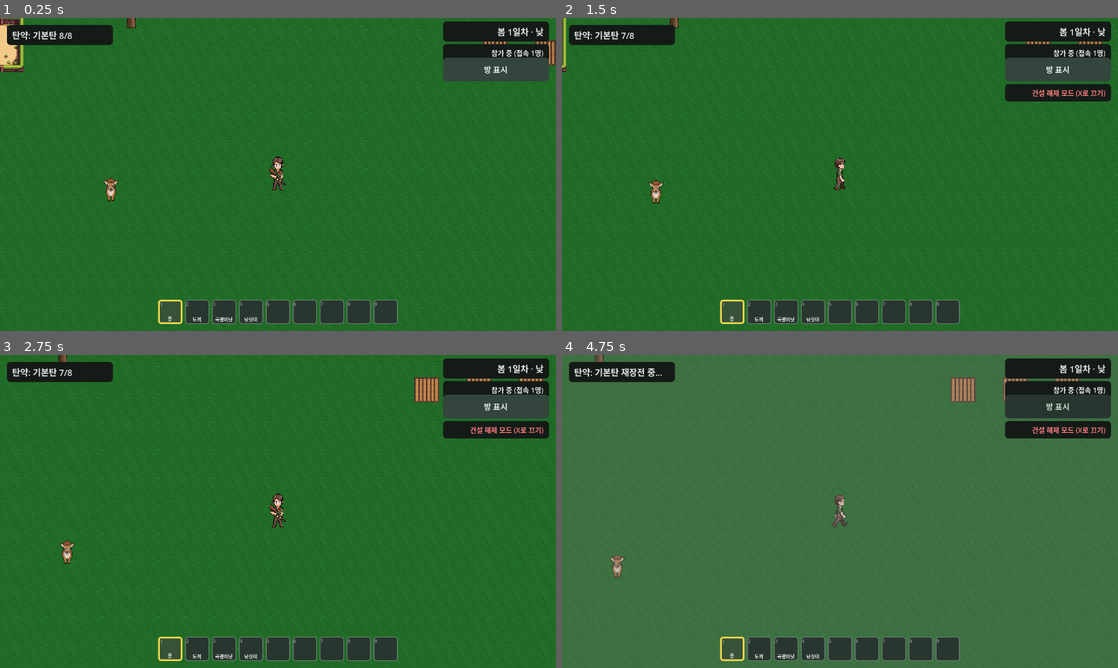
Above: before the commit, frames 1-4 (two rows, left to right).
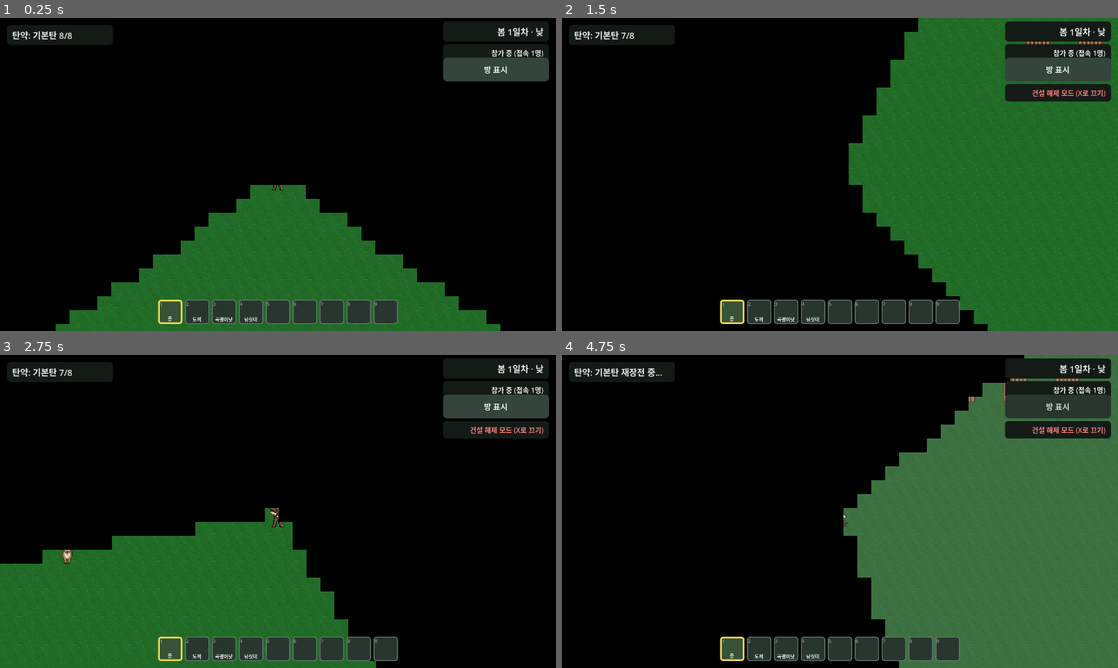
Above: after the commit, the same moments.

Repository: kimtuna/life_game
Game: Godot game, scene res://scenes/world/world.tscn
Same seed, same stepped clock (60 frames per second), same inputs: the game is played once before the commit and once after it. This scene is started directly instead of the project's main scene.
Inputs (mouse positions are in pixels of both pictures, inside the frame that each line leads up to):
- Up to frame 1 (0.25 s): no input
- Up to frame 2 (1.5 s): click "방 표시" at 0.5 s; tap Enter at 1.25 s; move the mouse to (962, 158) at 1.27 s; hold D from 1.28 s (still down); tap X at 1.35 s; click (962, 158) at 1.42 s
- Up to frame 3 (2.75 s): release D at 2 s; drag from (166, 527) to (250, 574) at 2.02 s
- Up to frame 4 (4.75 s): move the mouse to (895, 442) at 2.77 s; hold D 2.78-3.5 s; tap 1 at 2.85 s; click (895, 442) at 2.92 s; drag from (812, 574) to (673, 464) at 3.52 s; tap Space at 4.25 s; move the mouse to (1006, 558) at 4.27 s; hold A from 4.28 s (still down); tap R at 4.35 s; click (1006, 558) at 4.42 s

The runs differ from the first frame. In frame 1, 75% of the frame differs, in the area x 0-100%, y 0-100%; in frame 2, 56%; in frame 3, 69%; in frame 4, 58%.

Commit message:
[INBOX #135] 시야/전장의 안개(Fog of War) 시스템 추가
조준 방향을 중심으로 한 110도 콘 + 벽/닫힌 문 가림 판정으로, 안 보이는 격자 칸을
완전한 검은색으로 덮는 렌더링 전용 레이어를 만들었다(DESIGN.md "시야 / 전장의
안개" 절 그대로, room_overlay.gd와 같은 구조 패턴 재사용).

## 스스로 판단해서 고친 부분
- QA 검증 좌표를 기존 검증들이 쓰던 world 좌표 250000대가 아니라 Ground 스프라이트가
  실제로 그려지는 원점 근처(-3200,-3200 등)로 잡았다 — 먼 좌표는 애초에 바닥이 안
  그려져 "안개로 검게 덮인 것"과 구분이 안 됐다.

## 지시받지 않았지만 추가한 개선
- (없음 — 이번 항목 범위 그대로)

## 어려움 / 에러와 해결
- 처음 스크린샷을 250000대 좌표에서 찍었더니 전부 새까맣게 나와 안개가 제대로
  동작하는지 판별이 안 됐다 — Ground 스프라이트가 region_rect 8000×8000으로 원점
  근처(-4000~4000)만 그려진다는 걸 확인하고, 기존 스폰물과 안 겹치는 원점 근처
  좌표로 옮겨 다시 찍어서 잔디/안개 대비를 눈으로 확인했다.

Diff:
--- /dev/null
+++ b/game/qa/inbox135_check.gd
@@ -0,0 +1,124 @@
+extends Node
+## INBOX #135 확인용 — 시야/전장의 안개(Fog of War)가 DESIGN.md대로 동작하는지 확인한다:
+## (1) 조준 방향을 중심으로 한 콘 밖은 검게 덮이고 고개(조준)를 돌리면 보이는 범위가
+## 바뀌는지, (2) 콘 안이라도 벽/닫힌 문 뒤는 안 보이는지, (3) 문을 열면 그 방향이
+## 보이는지. inbox134_check.gd와 같은 패턴(격리된 좌표에 직접 _spawn_structure() 호출,
+## 임시 autoload로 실행, world._aim_direction을 직접 강제 조작).
+
+const OUT_DIR := "/tmp/qa135"
+
+
+func _ready() -> void:
+	DirAccess.make_dir_recursive_absolute(OUT_DIR)
+	await get_tree().process_frame
+	await get_tree().process_frame
+	await get_tree().process_frame
+	await _boot_to_world()
+	await get_tree().process_frame
+	await get_tree().process_frame
+	await get_tree().process_frame
+	await _run_checks()
+
+
+func _boot_to_world() -> void:
+	get_tree().current_scene._on_play_pressed()
+	await get_tree().process_frame
+	await get_tree().process_frame
+	get_tree().current_scene._on_slot_pressed(0)
+	await get_tree().process_frame
+	await get_tree().process_frame
+	if get_tree().current_scene.has_method("_on_confirm_pressed"):
+		get_tree().current_scene._on_confirm_pressed()
+		await get_tree().process_frame
+		await get_tree().process_frame
+		await get_tree().process_frame
+	get_tree().current_scene._on_single_player_pressed()
+	await get_tree().process_frame
+	await get_tree().process_frame
+	await get_tree().process_frame
+
+
+func _fail(msg: String) -> void:
+	print("QA_INBOX135_CHECK_FAIL: ", msg)
+	get_tree().quit()
+
+
+func _capture(world: Node, name: String) -> void:
+	await get_tree().process_frame
+	await get_tree().process_frame
+	await RenderingServer.frame_post_draw
+	var img := get_viewport().get_texture().get_image()
+	img.save_png("%s/%s.png" % [OUT_DIR, name])
+
+
+func _run_checks() -> void:
+	var world := get_tree().current_scene
+	world.set_physics_process(false)
+	world.set_process(true)  # fog_of_war._process()/room_overlay._process()가 계속 redraw 하도록 켜둠
+
+	# 5x5 돌벽 방 하나를 짓고, 남쪽 벽 중앙만 나무문으로 바꿔서 열림/닫힘 시야를 함께 본다.
+	# (좌표: Ground 스프라이트가 실제로 그려지는 범위(-4000..4000) 안이면서, 기존 스폰물
+	# (사슴/밭/목장/제작대 등, 대략 플레이어 시작점(640,360) 반경 1600~2000 안)과는 멀리
+	# 떨어진 -3200,-3200 근방을 쓴다 — 배경이 원래 안 그려지는 빈 영역이 아니라 실제
+	# 잔디 위에서 안개가 검게 덮이는지 눈으로 구별하기 위함.
+	var room_origin_world: Vector2 = Vector2(-3200, -3200)
+	var room_origin_cell: Vector2i = world._world_to_grid(room_origin_world)
+	var door_cell: Vector2i = room_origin_cell + Vector2i(2, 4)
+	var door_node: Node2D = null
+	for dx in range(5):
+		for dy in range(5):
+			if dx > 0 and dx < 4 and dy > 0 and dy < 4:
+				continue
+			var cell: Vector2i = room_origin_cell + Vector2i(dx, dy)
+			var kind := "wood_door" if cell == door_cell else "stone_wall"
+			var node: Node2D = world._spawn_structure(kind, cell)
+			world._grid_occupancy[cell] = node
+			if cell == door_cell:
+				door_node = node
+	world._recompute_rooms()
+
+	var room_center: Vector2 = world._grid_to_world_center(room_origin_cell + Vector2i(2, 2))
+	var room_id: int = world.get_room_id_at(room_center)
+	if room_id == -1:
+		_fail("벽으로 둘러쌌는데 방으로 인식되지 않음(room_id=-1) — 회귀 확인 실패")
+		return
+
+	# 1) 방 한가운데서 동쪽을 조준 — 동쪽 벽 안쪽(방 내부)은 밝고, 서쪽(등 뒤, 콘 밖)과
+	#    동쪽 벽 너머(가림)는 검게 덮여야 한다.
+	world.player_sprite.global_position = room_center
+	world.camera.global_position = room_center
+	world._aim_direction = Vector2.RIGHT
+	await _capture(world, "00_room_center_facing_east")
+
+	# 2) 같은 자리에서 북쪽을 조준 — 보이는 범위가 실제로 바뀌는지(콘이 조준을 따라
+	#    도는지) 확인.
+	world._aim_direction = Vector2.UP
+	await _capture(world, "01_room_center_facing_north")
+
+	# 3) 방 밖(남쪽) 야외에서 방을 향해(북쪽) 조준 — 문이 닫혀 있으면 벽/문 너머 방
+	#    내부가 검게 덮여야 한다(가림 판정).
+	var outside_pos: Vector2 = world._grid_to_world_center(door_cell) + Vector2(0, 90)
+	world.player_sprite.global_position = outside_pos
+	world.camera.global_position = outside_pos
+	world._aim_direction = Vector2.UP
+	await _capture(world, "02_outside_door_closed_facing_room")
+
+	# 4) 문을 열고 같은 자리/같은 조준 — 문이 열리면 그 방향으로는 방 내부가 보여야 한다
+	#    (열린 문은 시야를 막지 않음).
+	door_node._toggle()
+	if not door_node.is_open:
+		_fail("door_node._toggle() 이후에도 is_open이 false — 문 상태 전환 실패")
+		return
+	await _capture(world, "03_outside_door_open_facing_room")
+
+	# 5) 반경(FOG_RADIUS) 확인 — 트인 들판 한복판에서 아무 방향이나 조준하면, 화면
+	#    구석(카메라 시야 경계 부근)은 콘 안에 들어와도 일정 거리 밖은 여전히 검어야
+	#    한다. 열린 벌판 좌표로 이동해서 확인.
+	var open_field: Vector2 = Vector2(-3200, 3200)
+	world.player_sprite.global_position = open_field
+	world.camera.global_position = open_field
+	world._aim_direction = Vector2.RIGHT
+	await _capture(world, "04_open_field_radius_check")
+
+	print("QA_INBOX135_CHECK_PASS room_id=", room_id)
+	get_tree().quit()
--- a/game/scenes/world/world.gd
+++ b/game/scenes/world/world.gd
@@ -317,6 +317,7 @@
 @onready var room_overlay_toggle: Button = $UI/HUD/RoomOverlayToggle
 @onready var deconstruct_mode_panel: PanelContainer = $UI/HUD/DeconstructModePanel
 @onready var room_overlay: RoomOverlay = $RoomOverlay
+@onready var fog_of_war: FogOfWar = $FogOfWar
 @onready var day_night_modulate: CanvasModulate = $DayNightModulate
 @onready var rain_overlay: ColorRect = $UI/RainOverlay
 @onready var ui_layer: CanvasLayer = $UI
@@ -330,6 +331,10 @@
 
 var _variant: String = "green"
 var _facing: String = "south"
+## 시야/전장의 안개(INBOX #135)가 참고하는 연속 조준 방향(정규화 벡터) — `_facing`(4방향
+## 문자열)과 달리 부채꼴 콘 각도 계산에 그대로 쓸 수 있는 실제 각도를 담는다. 기본값은
+## `_facing`의 기본값(south)과 맞춘다.
+var _aim_direction: Vector2 = Vector2.DOWN
 var _paused: bool = false
 var _inventory_open: bool = false
 ## 가공대/제련로 등 생산 라인 작업대가 공유하는 범용 제작 창이 열려 있는지 (INBOX #87).
@@ -430,6 +435,7 @@
 	_setup_networking()
 	room_overlay.setup(self, BUILD_GRID_SIZE)
 	room_overlay_toggle.toggled.connect(_on_room_overlay_toggle_toggled)
+	fog_of_war.setup(self, BUILD_GRID_SIZE)
 
 
 func _process(delta: float) -> void:
@@ -546,6 +552,7 @@
 	var to_mouse := get_global_mouse_position() - player_sprite.global_position
 	if to_mouse.length() > 1.0:
 		_facing = _facing_from_direction(to_mouse)
+		_aim_direction = to_mouse.normalized()
 
 	if _is_moving != _was_moving or player_sprite.animation != _current_animation_name():
 		_was_moving = _is_moving
@@ -1308,6 +1315,25 @@
 	return _rooms[room_id]["category"]
 
 
+## 플레이어의 연속 조준 방향(정규화 벡터)을 밖에서 읽을 수 있게 하는 공개 접근자
+## (INBOX #135, fog_of_war.gd가 사용) — 총 조준에 이미 쓰는 `_aim_direction`을 그대로
+## 재사용해서 시야 콘 계산 로직을 중복 구현하지 않는다.
+func get_aim_direction() -> Vector2:
+	return _aim_direction
+
+
+## 격자 칸에 벽이나 닫힌 문이 있어 시야가 가로막히는지 밖에서 조회하는 공개 접근자
+## (INBOX #135, fog_of_war.gd가 사용) — `_is_position_blocked()`의 이동 충돌 판정과
+## 같은 "열린 문은 막지 않는다" 규칙을 시야 판정에도 그대로 적용한다.
+func is_cell_sight_blocked(cell: Vector2i) -> bool:
+	if not _grid_occupancy.has(cell):
+		return false
+	var node = _grid_occupancy[cell]
+	if node is Door and node.is_open:
+		return false
+	return true
+
+
 ## world_pos가 속한, 잡실이 아닌 정상 인식된 방 안에 있는 저장 상자 목록을 반환한다
 ## (INBOX #123, DESIGN.md "방-상자 자동 연동" — 판정 기준은 거리가 아니라 방 ID 일치
 ## 여부). world_pos가 방에 속하지 않았거나 그 방이 잡실이면 빈 배열을 반환한다 — 호출부
--- a/game/scenes/world/world.tscn
+++ b/game/scenes/world/world.tscn
@@ -4,6 +4,7 @@
 [ext_resource type="Theme" path="res://theme/main_theme.tres" id="2_theme"]
 [ext_resource type="Texture2D" path="res://assets/sprites/ground/grass_tile.png" id="3_ground"]
 [ext_resource type="Script" path="res://scripts/room_overlay.gd" id="4_room_overlay"]
+[ext_resource type="Script" path="res://scripts/fog_of_war.gd" id="5_fog_of_war"]
 
 [sub_resource type="StyleBoxFlat" id="StyleBoxFlat_hud_panel"]
 bg_color = Color(0.078, 0.106, 0.092, 1)
@@ -58,6 +59,10 @@
 z_index = 10
 script = ExtResource("4_room_overlay")
 
+[node name="FogOfWar" type="Node2D" parent="."]
+z_index = 15
+script = ExtResource("5_fog_of_war")
+
 [node name="Camera2D" type="Camera2D" parent="."]
 position = Vector2(640, 360)
 
--- /dev/null
+++ b/game/scripts/fog_of_war.gd
@@ -0,0 +1,116 @@
+extends Node2D
+class_name FogOfWar
+## 시야/전장의 안개(Fog of War, INBOX #135, 코어키퍼 참고). DESIGN.md "시야 / 전장의
+## 안개" 절 그대로: 플레이어 위치를 꼭짓점으로, 조준 방향(기존 총 조준 계산과 동일한
+## world_ref.get_aim_direction())을 중심으로 한 부채꼴(콘) 밖은 안 보이고, 콘 안이라도
+## 벽/닫힌 문에 가로막힌 칸은 안 보인다. 안 보이는 칸은 완전한 검은색(불투명)으로 덮는다.
+## room_overlay.gd(반투명, 토글식 방 표시)와는 목적이 다른 별개의 레이어이고, 토글 없이
+## 항상 켜져 있다. room_overlay.gd와 같은 패턴으로 world_ref의 공개 접근자만 쓰고 내부
+## 상태(_grid_occupancy 등)를 직접 건드리지 않는다.
+## 멀티플레이: 이 노드는 각 클라이언트의 World 씬 인스턴스 안에 있고 항상
+## world_ref.player_sprite(자기 자신의 로컬 플레이어)만 기준으로 계산하므로, 클라이언트마다
+## 독립적으로 자기 화면의 안개만 그린다(다른 플레이어 화면에 영향 없음).
+
+## 1280x720 기준 화면 대각선의 절반(약 734)보다 살짝 크게 잡아 해상도가 달라져도
+## (카메라/해상도 규칙상 시야 범위는 고정) 화면 구석까지 안개가 덮이게 한다.
+const FOG_RADIUS := 820.0
+## 총 110도 콘(좌우 55도씩) — DESIGN.md가 예시로 든 100~120도 범위 안에서 임의로 정함.
+const FOG_HALF_ANGLE_DEG := 55.0
+const FOG_COLOR := Color(0.0, 0.0, 0.0, 1.0)
+
+var world_ref: Node2D = null
+var _grid_size: float = 32.0
+
+
+func setup(world: Node2D, grid_size: float) -> void:
+	world_ref = world
+	_grid_size = grid_size
+
+
+func _process(_delta: float) -> void:
+	## room_overlay.gd와 같은 이유로 _physics_process가 아니라 _process에서 매 프레임
+	## 다시 그린다 — 카메라가 플레이어를 따라 움직이는 동안 화면에 보이는 칸 범위도
+	## 매 프레임 바뀌고, 토글이 없어 항상 켜져 있어야 하므로 조건 없이 매번 redraw한다.
+	queue_redraw()
+
+
+func _draw() -> void:
+	if world_ref == null:
+		return
+	var cam: Camera2D = world_ref.camera
+	var player: Node2D = world_ref.player_sprite
+	if cam == null or player == null:
+		return
+	var player_pos: Vector2 = player.global_position
+	var aim_angle: float = world_ref.get_aim_direction().angle()
+	var half_angle := deg_to_rad(FOG_HALF_ANGLE_DEG)
+	var player_cell := Vector2i(floori(player_pos.x / _grid_size), floori(player_pos.y / _grid_size))
+
+	var viewport_size: Vector2 = get_viewport_rect().size
+	var top_left: Vector2 = cam.global_position - viewport_size * 0.5
+	var bottom_right: Vector2 = cam.global_position + viewport_size * 0.5
+	var min_cell := Vector2i(floori(top_left.x / _grid_size), floori(top_left.y / _grid_size))
+	var max_cell := Vector2i(floori(bottom_right.x / _grid_size), floori(bottom_right.y / _grid_size))
+
+	for gx in range(min_cell.x, max_cell.x + 1):
+		for gy in range(min_cell.y, max_cell.y + 1):
+			var cell := Vector2i(gx, gy)
+			var cell_center := Vector2((gx + 0.5) * _grid_size, (gy + 0.5) * _grid_size)
+			if not _is_cell_visible(cell, cell_center, player_pos, player_cell, aim_angle, half_angle):
+				var rect := Rect2(Vector2(gx, gy) * _grid_size, Vector2(_grid_size, _grid_size))
+				draw_rect(rect, FOG_COLOR, true)
+
+
+## 콘(방향+각도)과 반경 안에 있고, 벽/닫힌 문에 가로막히지 않았는지를 함께 판정한다.
+func _is_cell_visible(cell: Vector2i, cell_center: Vector2, player_pos: Vector2, player_cell: Vector2i, aim_angle: float, half_angle: float) -> bool:
+	var to_cell := cell_center - player_pos
+	var dist := to_cell.length()
+	if dist > FOG_RADIUS:
+		return false
+	if dist > 1.0:
+		var diff := wrapf(to_cell.angle() - aim_angle, -PI, PI)
+		if absf(diff) > half_angle:
+			return false
+	return not _is_occluded(player_cell, cell)
+
+
+## player_cell과 target_cell 사이(양 끝 제외)에 벽/닫힌 문이 하나라도 있으면 가로막힌
+## 것으로 본다 — DESIGN.md가 명시한 "직선 가로막힘 판정"을 격자 기반 shadowcasting의
+## 단순화판(Bresenham 정수 라인)으로 구현했다("레이캐스트든 그리드 기반 shadowcasting이든
+## 구현 방식은 자유"). 대각선으로 맞닿은 두 벽 코너 사이로 시야가 살짝 새는 정도의
+## 오차는 있을 수 있으나(Bresenham 특성), 이번 항목의 요구 수준(고개를 돌리면 보이는
+## 범위가 바뀌고 벽 뒤가 안 보임)에는 충분하다.
+func _is_occluded(player_cell: Vector2i, target_cell: Vector2i) -> bool:
+	if player_cell == target_cell:
+		return false
+	var cells := _cells_between(player_cell, target_cell)
+	for i in range(1, cells.size() - 1):
+		if world_ref.is_cell_sight_blocked(cells[i]):
+			return true
+	return false
+
+
+## 두 격자 좌표 사이를 지나는 칸들을 Bresenham 정수 라인 알고리즘으로 나열한다(양 끝 포함).
+func _cells_between(from_cell: Vector2i, to_cell: Vector2i) -> Array:
+	var cells: Array = []
+	var x0 := from_cell.x
+	var y0 := from_cell.y
+	var x1 := to_cell.x
+	var y1 := to_cell.y
+	var dx := absi(x1 - x0)
+	var dy := -absi(y1 - y0)
+	var sx := 1 if x0 < x1 else -1
+	var sy := 1 if y0 < y1 else -1
+	var err := dx + dy
+	while true:
+		cells.append(Vector2i(x0, y0))
+		if x0 == x1 and y0 == y1:
+			break
+		var e2 := 2 * err
+		if e2 >= dy:
+			err += dy
+			x0 += sx
+		if e2 <= dx:
+			err += dx
+			y0 += sy
+	return cells
Not shown, added: game/qa/inbox135_check.gd.uid
Not shown, added: game/scripts/fog_of_war.gd.uid
Not shown, changed: docs/STATUS.md
Not shown, changed: docs/feedback/INBOX.md
